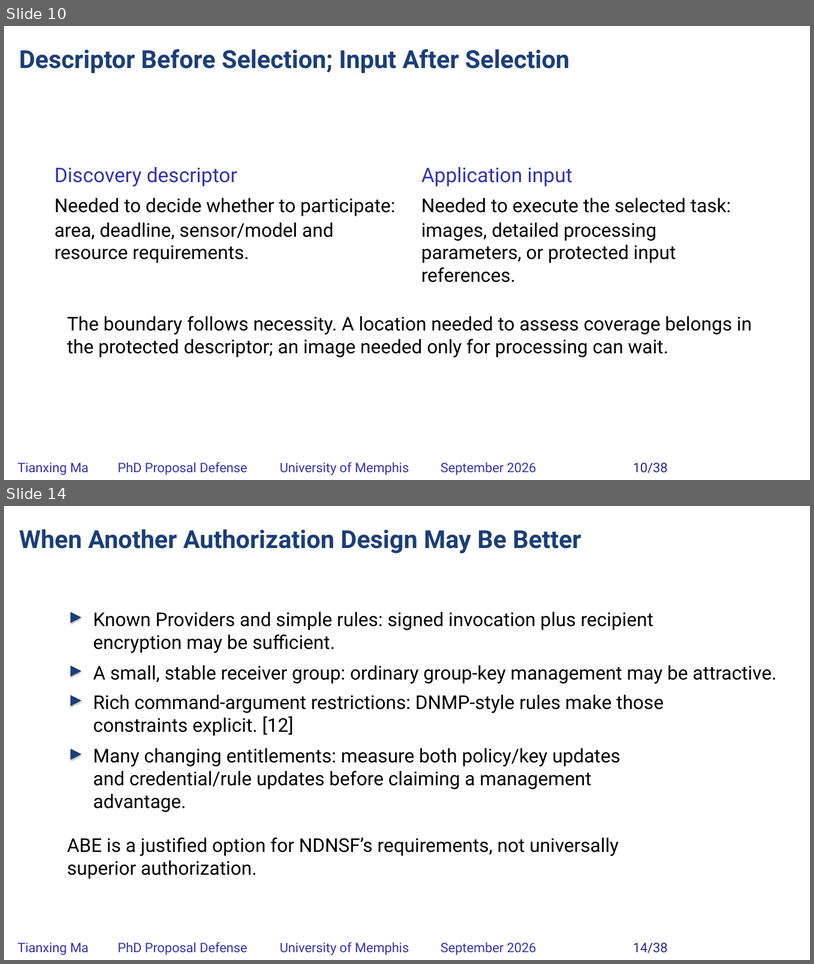
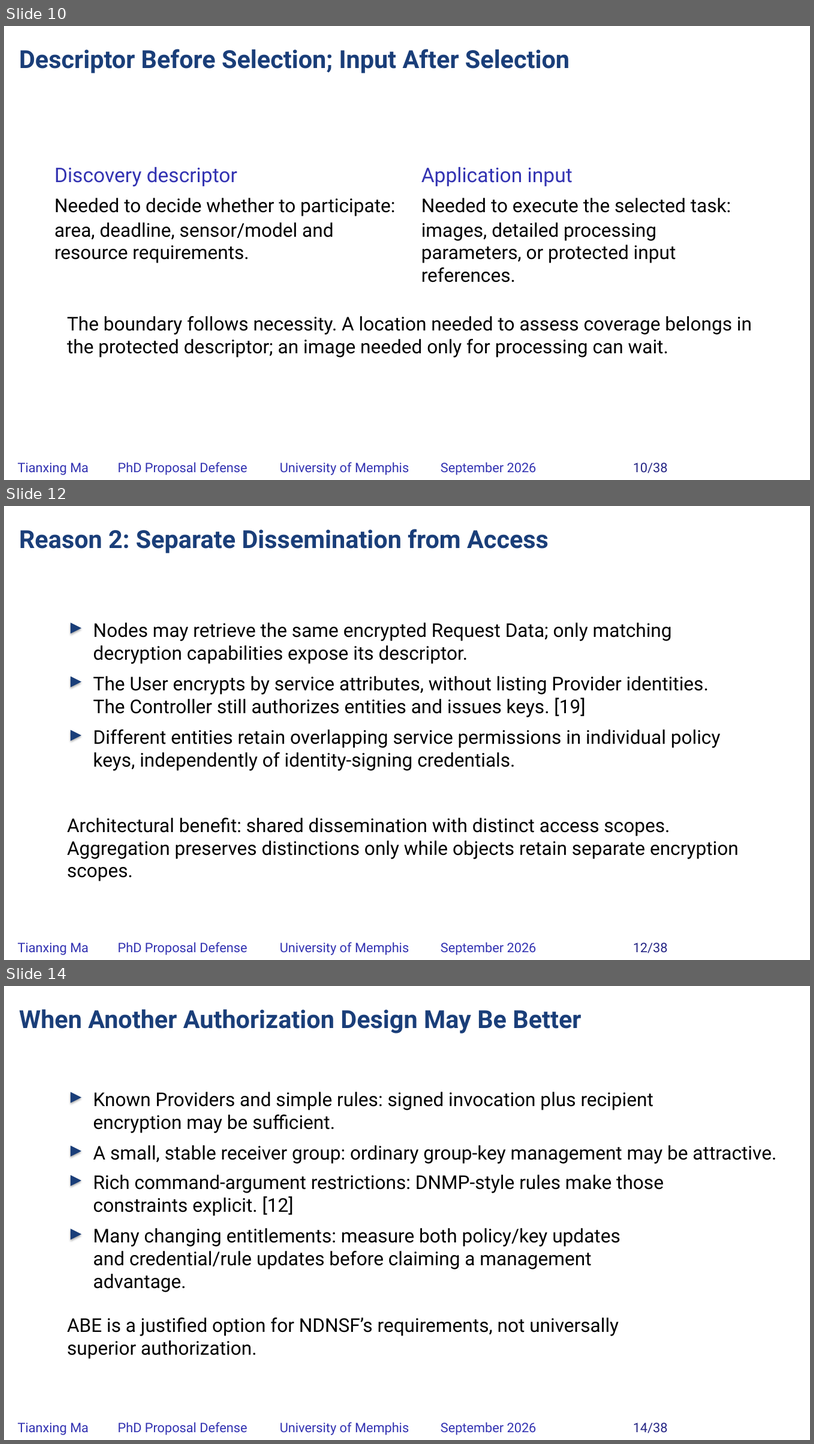
Before and after one commit to matianxing1992/NDN_Service_Framework, a slide deck: docs/PAPER/proposal-defense/slides/NDNSF_proposal_hybrid_editable.pptx. Shown one above the other, each under a label of ours: slides 10 and 14 before the commit, slides 10, 12 and 14 after it; the slides between them are not shown. The pictures are 814x964 and 814x1444 pixels, drawn with LibreOffice and Linux fonts; fonts in the diff are those of the drawing; background and template pictures are left out. Boxes give left, top, right and bottom in pixels: in the first picture for what was removed or moved away, otherwise in the second. Text is boxed around its words. In the diff, an @@ line names an element or a change of style, - is before the commit and + after.

Commit message:
docs: align proposal and slides around two ABE rationales

```diff
--- a/docs/PAPER/proposal-defense/slides/NDNSF_proposal_hybrid_editable.pptx
+++ b/docs/PAPER/proposal-defense/slides/NDNSF_proposal_hybrid_editable.pptx
@@ slide 12 added at box(4, 506, 810, 960), background picture (left out) @@
@@ text added at box(19, 529, 549, 553), 35.6 pt, text #1A3E79, bold @@
+Reason 2: Separate Dissemination from Access
@@ triangle added at box(71, 622, 81, 634), fill #1A3E79 @@
@@ text added at box(93, 622, 672, 664), 27.1 pt, text #000000 @@
+Nodes may retrieve the same encrypted Request Data; only matching decryption capabilities expose its descriptor.
@@ triangle added at box(71, 676, 81, 687), fill #1A3E79 @@
@@ text added at box(93, 676, 709, 717), 27.1 pt, text #000000 @@
+The User encrypts by service attributes, without listing Provider identities. The Controller still authorizes entities and issues keys. [19]
@@ triangle added at box(71, 730, 81, 741), fill #1A3E79 @@
@@ text added at box(93, 729, 721, 771), 27.1 pt, text #000000 @@
+Different entities retain overlapping service permissions in individual policy keys, independently of identity-signing credentials.
@@ text added at box(67, 817, 739, 859), 27.1 pt, text #000000 @@
+Architectural benefit: shared dissemination with distinct access scopes. Aggregation preserves distinctions only while objects retain separate encryption scopes.
@@ text added at box(18, 942, 89, 955), 18.6 pt, text #3333B2 @@
+Tianxing Ma
@@ text added at box(118, 942, 247, 955), 18.6 pt, text #3333B2 @@
+PhD Proposal Defense
@@ text added at box(280, 942, 409, 955), 18.6 pt, text #3333B2 @@
+University of Memphis
@@ text added at box(441, 942, 537, 955), 18.6 pt, text #3333B2 @@
+September 2026
@@ text added at box(633, 942, 668, 953), 18.6 pt, text #262685 @@
+12/38
```
Also in this commit, not shown: 3 slides changed, 1 slide removed, 21 other files.
